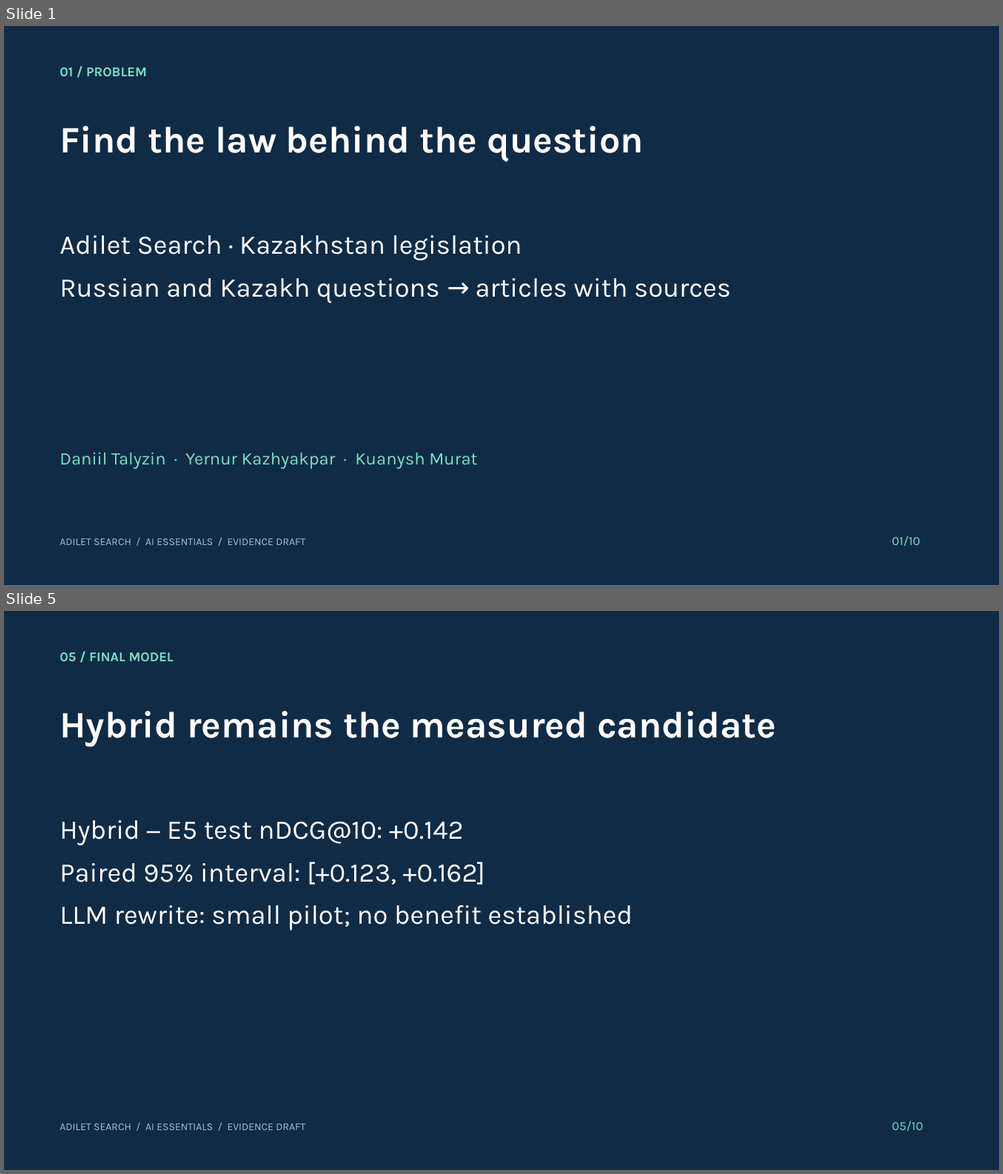
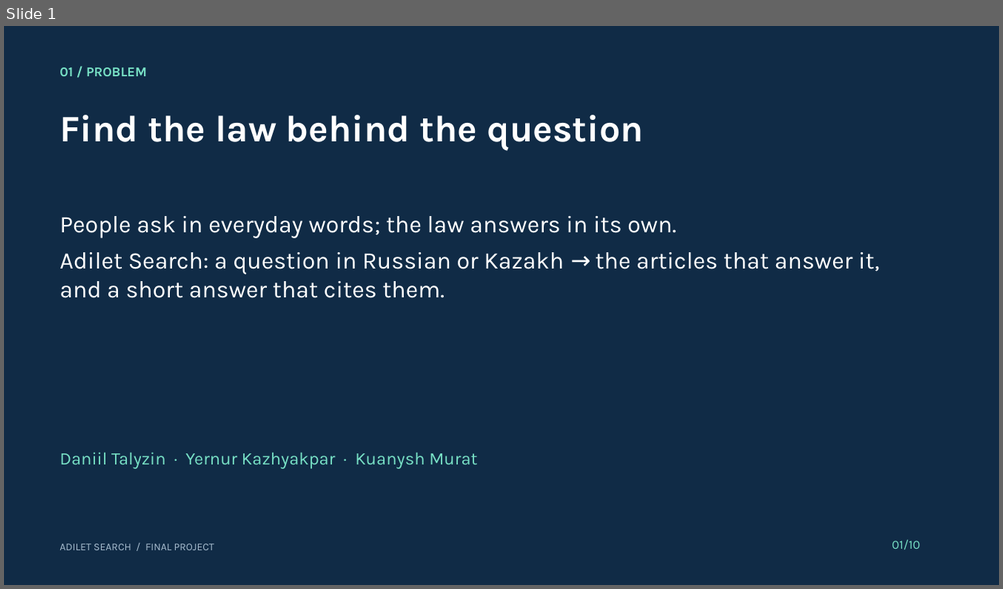
Before and after one commit to R0onen/adilet-search, a slide deck: docs/presentation/final_deck.pptx. Shown one above the other, each under a label of ours: slides 1 and 5 before the commit, slide 1 after it; the slides between them are not shown. The pictures are 1003x1174 and 1003x589 pixels, drawn with LibreOffice and Linux fonts; fonts in the diff are those of the drawing. Boxes give left, top, right and bottom in pixels: in the first picture for what was removed or moved away, otherwise in the second. Text is boxed around its words. In the diff, an @@ line names an element or a change of style, - is before the commit and + after.

Commit message:
docs: final evaluation, load test on the deployed corpus, model card for pipeline 1.0.0, presentation, guides and status

```diff
--- a/docs/presentation/final_deck.pptx
+++ b/docs/presentation/final_deck.pptx
@@ slide 5 removed at [4,611,999,1170], background #102B46 @@
@@ text removed at [60,652,173,661] @@
-05 / FINAL MODEL
@@ text removed at [60,711,776,746] @@
-Hybrid remains the measured candidate
@@ text removed at [60,820,632,931] @@
-Hybrid − E5 test nDCG@10: +0.142
-Paired 95% interval: [+0.123, +0.162]
-LLM rewrite: small pilot; no benefit established
@@ text removed at [891,1121,922,1131] @@
-05/10
@@ text removed at [60,1124,305,1130] @@
-ADILET SEARCH / AI ESSENTIALS / EVIDENCE DRAFT
@@ slide 1 changed as well @@
@@ text "Find the law behind the ..." at [60,115,643,150]: less space between paragraphs @@
@@ text "Find the law behind the ...": place and size @@
-text "Find the law behind the ..." at [60,126,643,161]
+text "Find the law behind the ..." at [60,115,643,150]
@@ text at [60,216,879,298]: text changed; size 26 to 23 pt @@
-Adilet Search · Kazakhstan legislation
-Russian and Kazakh questions → articles with sources
+People ask in everyday words; the law answers in its own.
+Adilet Search: a question in Russian or Kazakh → the articles that answer it, and a short answer that cites them.
@@ text "01/10" at [891,540,919,550]: less space between paragraphs @@
@@ text at [60,544,214,551]: text changed @@
-ADILET SEARCH / AI ESSENTIALS / EVIDENCE DRAFT
+ADILET SEARCH / FINAL PROJECT
```
Also in this commit, not shown: 1 other slide changed, 8 slides added, 7 other slides removed, 29 other files.
